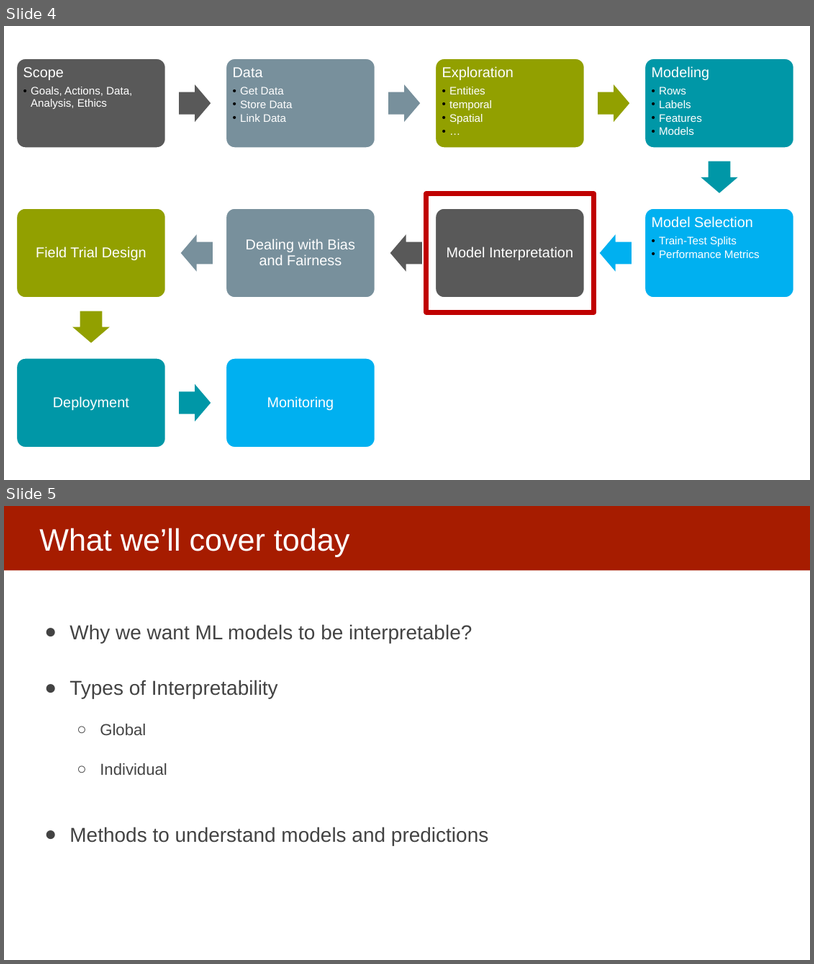
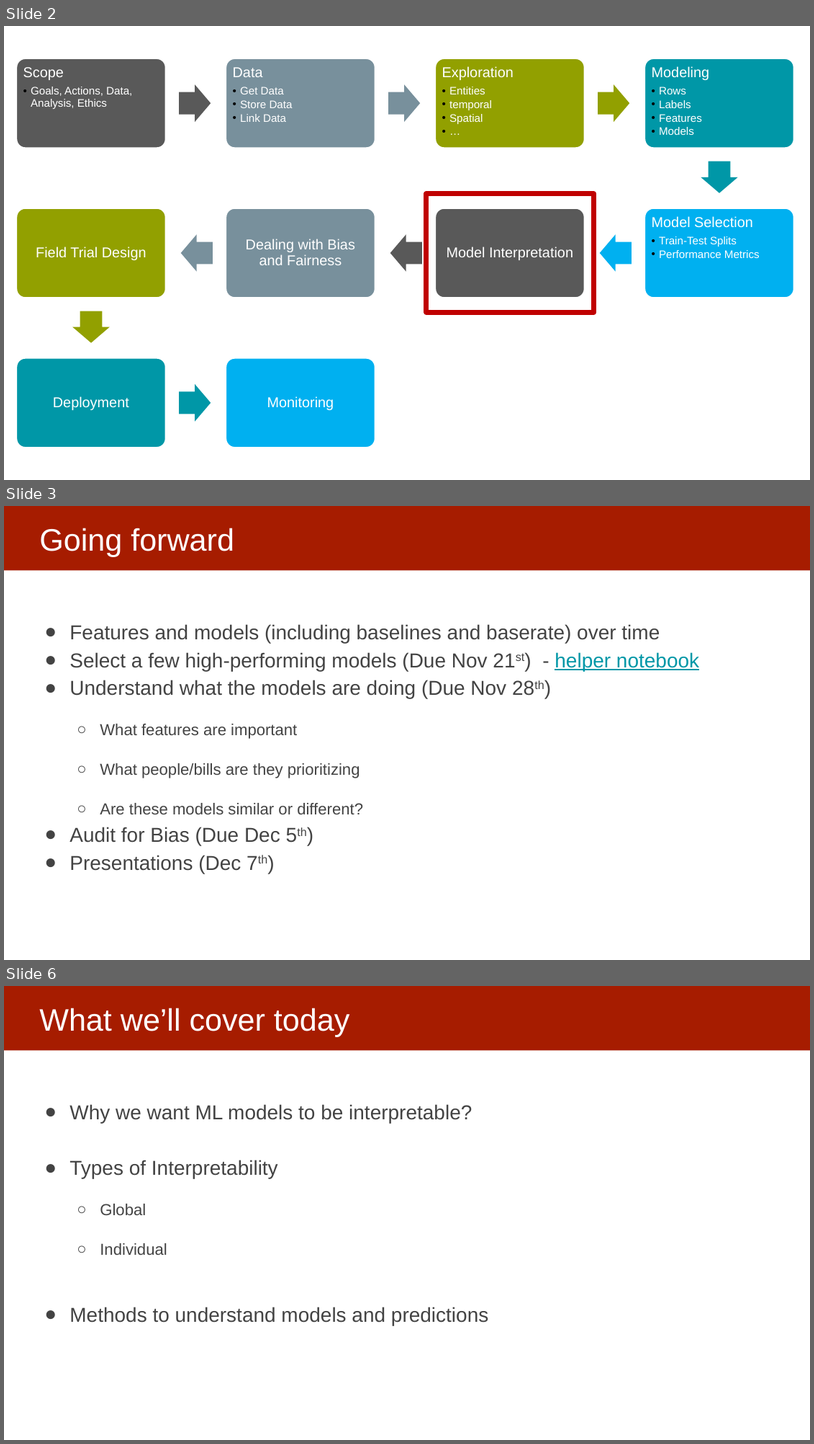
Before and after one commit to dssg/mlforpublicpolicylab, a slide deck: Lectures/16-interpretability-part-1.pptx. Shown one above the other, each under a label of ours: slides 4 and 5 before the commit, slides 2, 3 and 6 after it; the slides between them are not shown. The pictures are 814x964 and 814x1444 pixels, drawn with LibreOffice and Linux fonts; fonts in the diff are those of the drawing. Boxes give left, top, right and bottom in pixels: in the first picture for what was removed or moved away, otherwise in the second. Text is boxed around its words. In the diff, an @@ line names an element or a change of style, - is before the commit and + after.

```diff
--- a/Lectures/16-interpretability-part-1.pptx
+++ b/Lectures/16-interpretability-part-1.pptx
@@ slide 3 added at box(4, 506, 810, 960), background #FFFFFF; not listed: 1 template element that a slide beside it also shows @@
@@ title added at box(39, 528, 234, 556), 37 pt, text #FFFFFF @@
+Going forward
@@ text added at box(70, 624, 700, 873), 24 pt, text #434343 @@
+● Features and models (including baselines and baserate) over time
+● Select a few high-performing models (Due Nov 21st) - helper notebook
+● Understand what the models are doing (Due Nov 28th)
+  ○ What features are important
+  ○ What people/bills are they prioritizing
+  ○ Are these models similar or different?
+● Audit for Bias (Due Dec 5th)
+● Presentations (Dec 7th)
@@ what was slide 4 is now slide 2 @@
@@ what was slide 5 is now slide 6 @@
```
Also in this commit, not shown: 4 slides changed, 1 other file.
